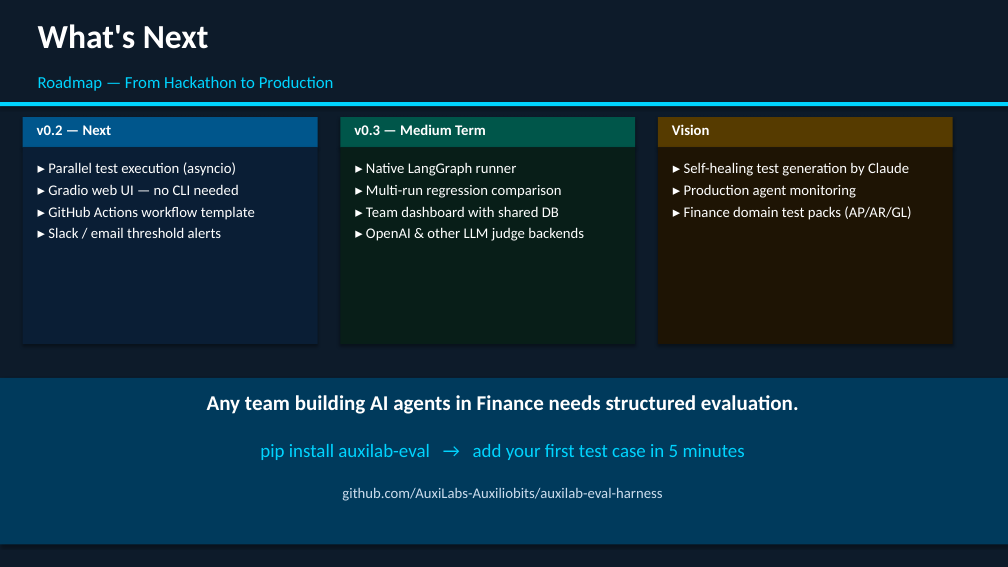
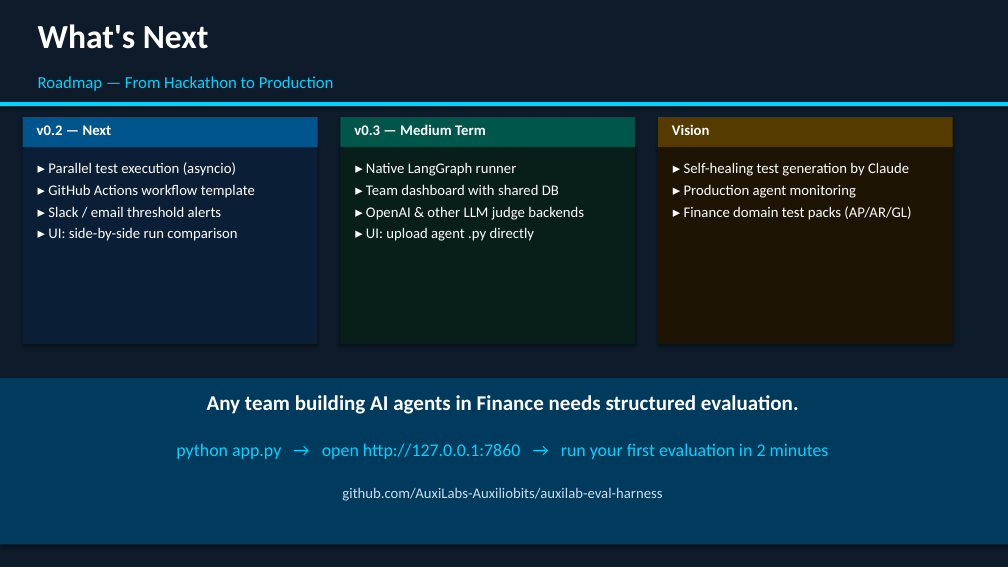
Before and after one commit to AuxiLabs-Auxiliobits/auxilab-eval-harness, a slide deck: slide 5 of docs/auxilab_eval_harness.pptx. Drawn at 1008x567 pixels with LibreOffice and Linux fonts; fonts in the diff are those of the drawing. Boxes give left, top, right and bottom in pixels: in the first picture for what was removed or moved away, otherwise in the second. Text is boxed around its words. In the diff, an @@ line names an element or a change of style, - is before the commit and + after.

```diff
--- a/docs/auxilab_eval_harness.pptx
+++ b/docs/auxilab_eval_harness.pptx
@@ text at (48,184,239,195): paragraph removed @@
-▸ Gradio web UI — no CLI needed
@@ text at (366,185,561,198): paragraph removed @@
-▸ Multi-run regression comparison
@@ text at (48,227,237,241): paragraph added @@
+▸ UI: side-by-side run comparison
@@ text at (366,227,535,241): paragraph added @@
+▸ UI: upload agent .py directly
@@ text at (176,443,829,459): text changed; size 18 to 17 pt @@
-pip install auxilab-eval → add your first test case in 5 minutes
+python app.py → open http://127.0.0.1:7860 → run your first evaluation in 2 minutes
```
Also in this commit, not shown: 2 other slides changed, 2 other files.
